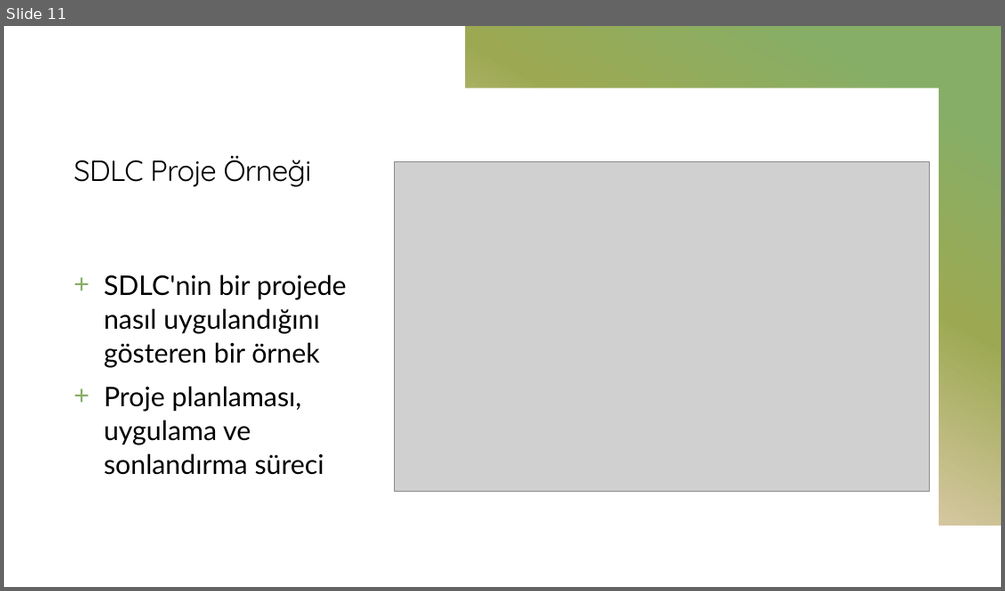
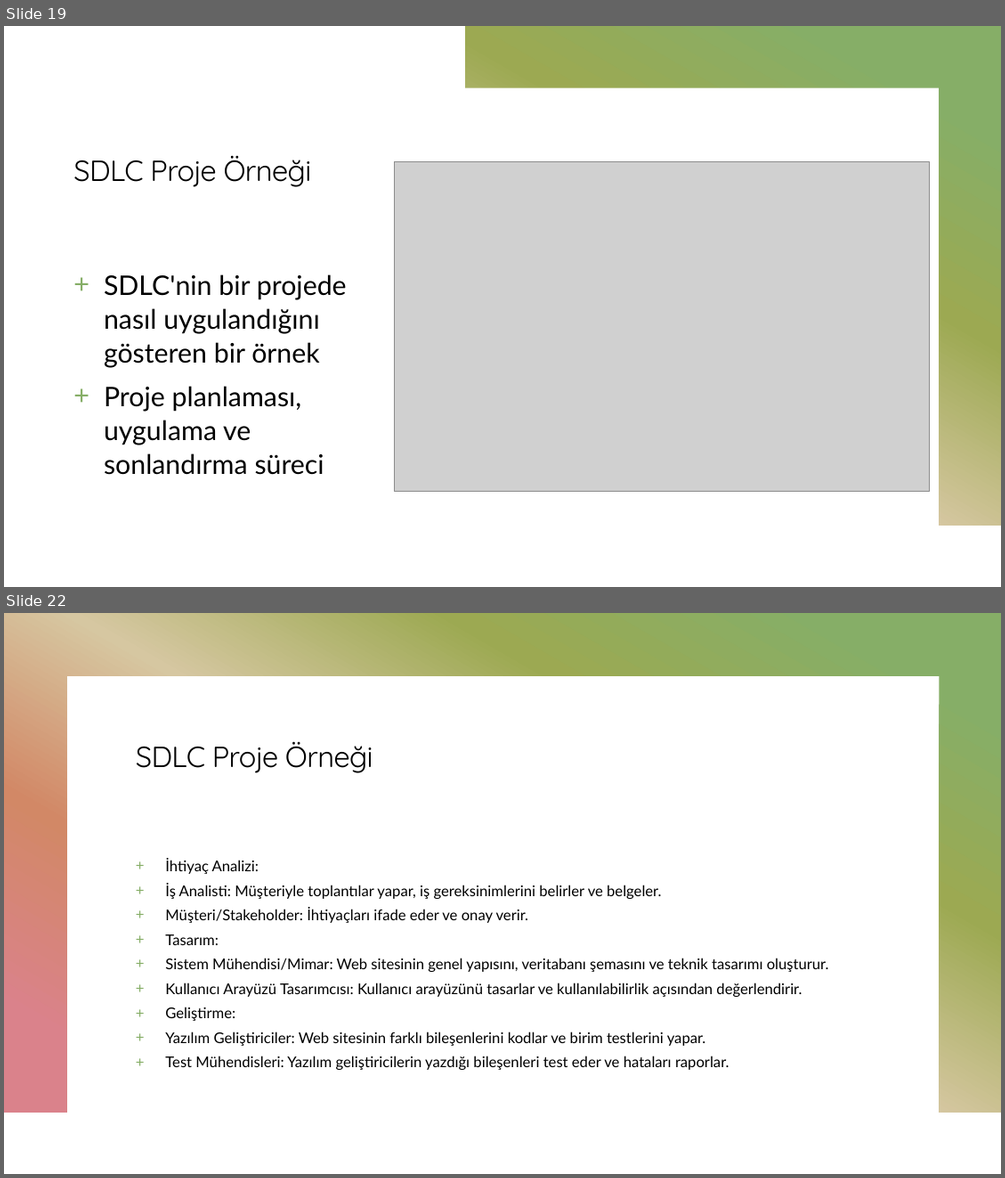
Before and after one commit to mehmetsungur/SDLC, a slide deck: SDLC.pptx. Shown one above the other, each under a label of ours: slide 11 before the commit, slides 19 and 22 after it; the slides between them are not shown. The pictures are 1005x591 and 1005x1178 pixels, drawn with LibreOffice and Linux fonts; fonts in the diff are those of the drawing; grey boxes stand for pictures. Boxes give left, top, right and bottom in pixels: in the first picture for what was removed or moved away, otherwise in the second. Text is boxed around its words. In the diff, an @@ line names an element or a change of style, - is before the commit and + after.

```diff
--- a/SDLC.pptx
+++ b/SDLC.pptx
@@ slide 22 added at <box>4,613,1001,1174</box>, background #FFFFFF; not listed: 1 template element that a slide beside it also shows @@
@@ title added at <box>136,741,373,773</box>, 28 pt, text #000000 @@
+SDLC Proje Örneği
@@ text added at <box>165,859,829,1070</box>, 14.3 pt, text #000000 @@
++ İhtiyaç Analizi:
++ İş Analisti: Müşteriyle toplantılar yapar, iş gereksinimlerini belirler ve belgeler.
++ Müşteri/Stakeholder: İhtiyaçları ifade eder ve onay verir.
++ Tasarım:
++ Sistem Mühendisi/Mimar: Web sitesinin genel yapısını, veritabanı şemasını ve teknik tasarımı oluşturur.
++ Kullanıcı Arayüzü Tasarımcısı: Kullanıcı arayüzünü tasarlar ve kullanılabilirlik açısından değerlendirir.
++ Geliştirme:
++ Yazılım Geliştiriciler: Web sitesinin farklı bileşenlerini kodlar ve birim testlerini yapar.
++ Test Mühendisleri: Yazılım geliştiricilerin yazdığı bileşenleri test eder ve hataları raporlar.
@@ what was slide 11 is now slide 19 @@
```
Also in this commit, not shown: 3 slides changed, 11 other slides added.
